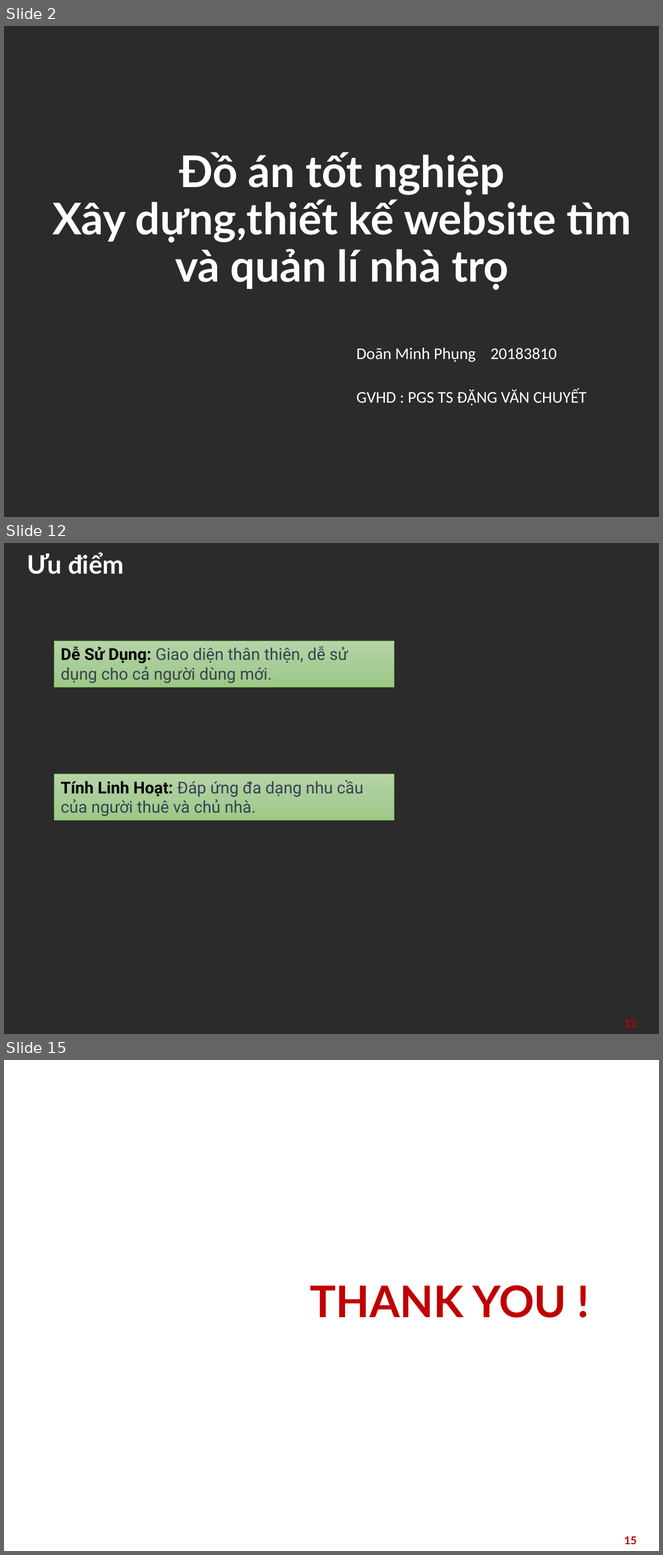
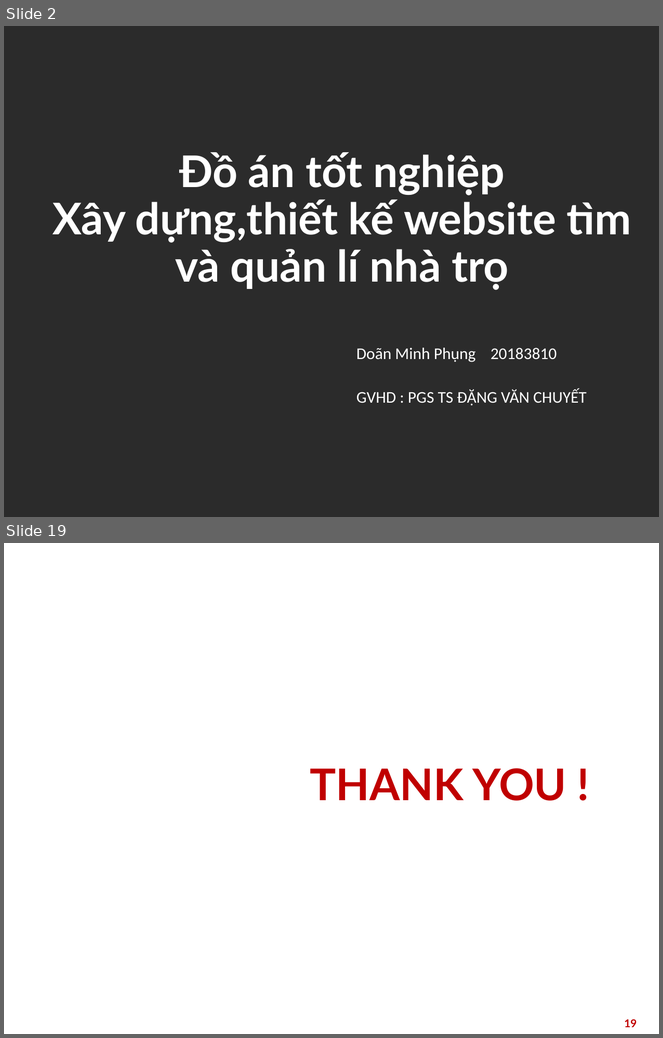
Before and after one commit to doanphung0402/timnhanhanh, a slide deck: report/soict_datn.pptx. Shown one above the other, each under a label of ours: slides 2, 12 and 15 before the commit, slides 2 and 19 after it; the slides between them are not shown. The pictures are 663x1555 and 663x1038 pixels, drawn with LibreOffice and Linux fonts; fonts in the diff are those of the drawing; background and template pictures are left out; a plain dark background stands for a picture behind light text. Boxes give left, top, right and bottom in pixels: in the first picture for what was removed or moved away, otherwise in the second. Text is boxed around its words. In the diff, an @@ line names an element or a change of style, - is before the commit and + after.

```diff
--- a/report/soict_datn.pptx
+++ b/report/soict_datn.pptx
@@ slide 12 removed at (x1=4, y1=543, x2=659, y2=1034), background picture (left out) @@
@@ title removed at (x1=27, y1=552, x2=124, y2=574) @@
-Ưu điểm
@@ rectangle removed at (x1=54, y1=641, x2=395, y2=687) @@
-Dễ Sử Dụng: Giao diện thân thiện, dễ sử dụng cho cả người dùng mới.
@@ rectangle removed at (x1=54, y1=774, x2=395, y2=821) @@
-Tính Linh Hoạt: Đáp ứng đa dạng nhu cầu của người thuê và chủ nhà.
@@ page number removed at (x1=624, y1=1019, x2=637, y2=1028) @@
-12
@@ what was slide 15 is now slide 19 @@
@@ page number at (x1=624, y1=1019, x2=637, y2=1028): text changed @@
-15
+19
```
Also in this commit, not shown: 9 slides changed, 7 slides added, 3 other slides removed, 22 other files.
